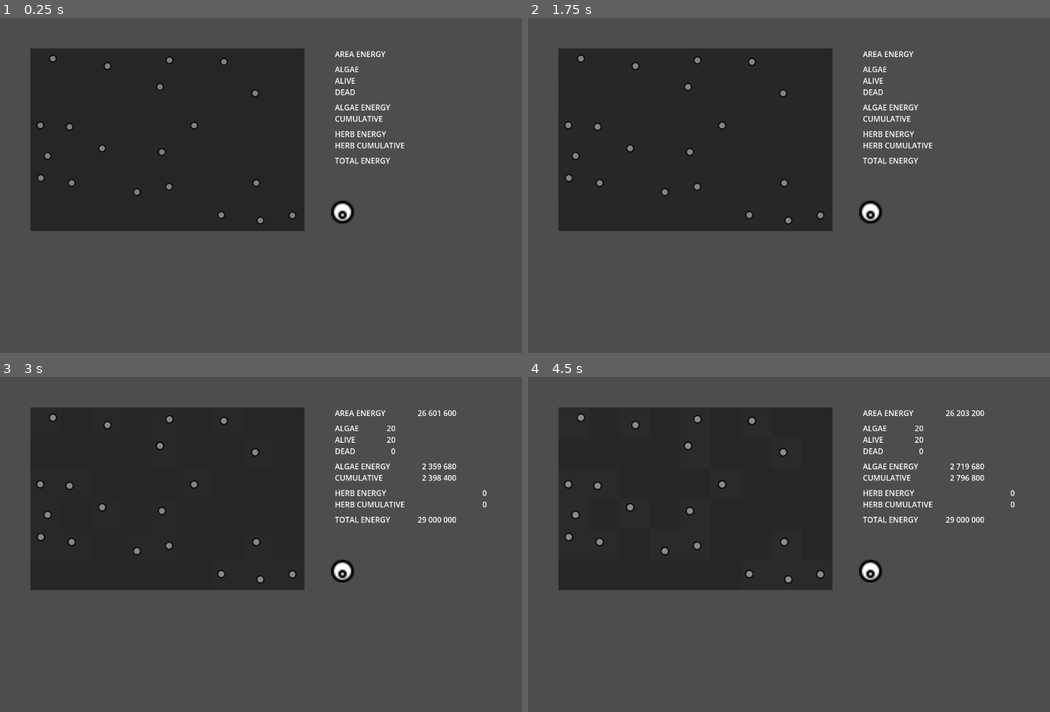
Above: before the commit, frames 1-4 (two rows, left to right).
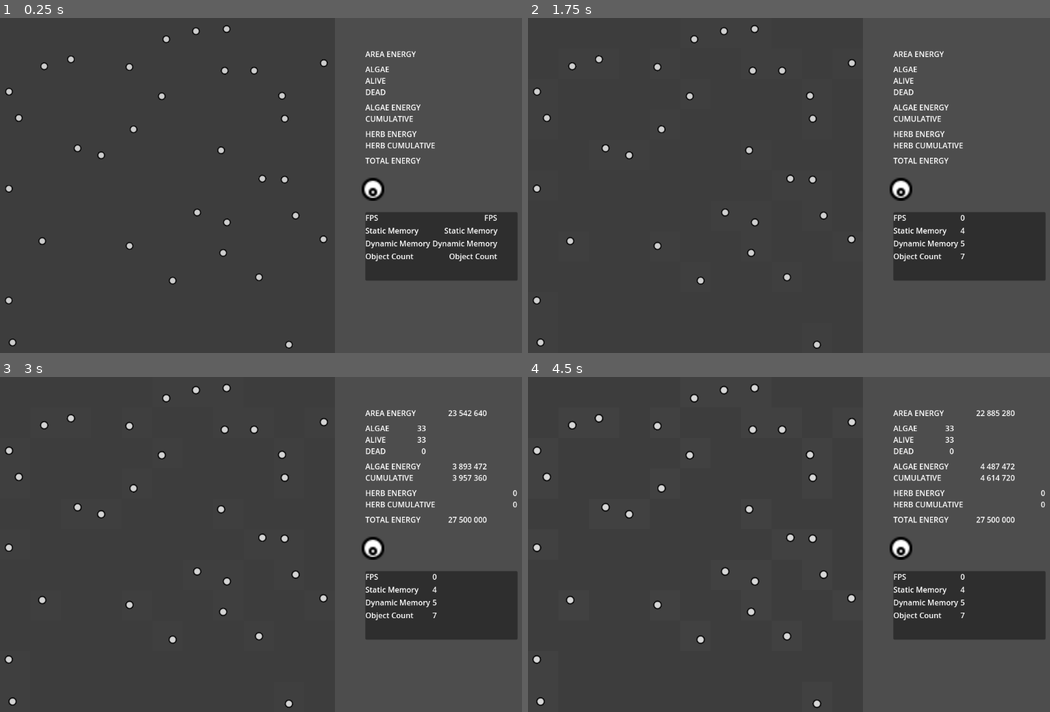
Above: after the commit, the same moments.

Repository: hevesg/bacteria
Game: Godot game, scene res://scenes/game/game.tscn
Two runs of this game, one before a commit and one after it. Both use one fixed random seed, a clock stepped at 60 frames per second and the inputs below.
Inputs (mouse positions are in pixels of both pictures, inside the frame that each line leads up to):
- Up to frame 1 (0.25 s): no input
- Up to frame 2 (1.75 s): tap Enter at 0.5, 0.6 s; move the mouse to (924, 168) at 0.52 s; hold Up (ui_up) 0.53-1.25 s; click (924, 168) at 0.67 s; tap Space at 0.77, 1.25 s; drag from (689, 202) to (574, 64) at 1.27 s
- Up to frame 3 (3 s): tap Enter at 2 s; move the mouse to (328, 470) at 2.02 s; hold Up (ui_up) 2.03-2.75 s; tap Shift at 2.1 s; tap Space at 2.75 s; drag from (245, 611) to (46, 454) at 2.77 s
- Up to frame 4 (4.5 s): tap Enter at 3.5, 3.6 s; move the mouse to (966, 594) at 3.52 s; tap Space at 3.77, 4.25 s; drag from (637, 494) to (574, 574) at 4.27 s

The runs differ from the first frame. In frame 1, 8.8% of the frame differs, in the area x 0-100%, y 2-99%; in frame 2, 14%; in frame 3, 14%; in frame 4, 15%.

Commit message:
introduce unit test library and refactor

Diff:
--- a/project.godot
+++ b/project.godot
@@ -25,6 +25,16 @@
 window/stretch/mode="viewport"
 window/stretch/aspect="expand"
 
+[editor_plugins]
+
+enabled=PackedStringArray("res://addons/gdUnit4/plugin.cfg")
+
+[gdunit4]
+
+settings/common/update_notification_enabled=false
+settings/test/test_discovery=true
+ui/toolbar/run_overall=true
+
 [rendering]
 
 renderer/rendering_method="mobile"
--- a/scenes/algae/algae.gd
+++ b/scenes/algae/algae.gd
@@ -2,18 +2,16 @@
 
 func _ready() -> void:
 	super._ready()
-	set_split_energy(2 * Globals.HUNDRED_THOUSAND)
 
 func _process(delta: float) -> void:
 	super._process(delta)
-	if is_alive():
+	if is_alive:
 		_suckEnergy(int(delta * Globals.TEN_THOUSAND))
 
 func _suckEnergy(amount: int) -> int:
 	if current_area:
-		amount = clampi(amount, 0, current_area.energy)
-		current_area.energy -= amount
-		energy += amount
+		amount = current_area.remove_energy(amount)
+		energy.current += amount
 		return amount
 	else:
 		return 0
--- a/scenes/dish_area/dish_area.gd
+++ b/scenes/dish_area/dish_area.gd
@@ -16,10 +16,13 @@
 				float(energy) / Globals.MILLION
 			)
 
-func transfer_energy_to(amount: int, area: DishArea) -> void:
+func remove_energy(amount: int) -> int:
 	amount = clampi(amount, 0, energy)
 	energy -= amount
-	area.energy += amount
+	return amount
+
+func transfer_energy_to(amount: int, area: DishArea) -> void:
+	area.energy += remove_energy(amount)
 
 func get_random_position() -> Vector2:
 	if sprite:
--- a/scenes/game/game.gd
+++ b/scenes/game/game.gd
@@ -33,14 +33,14 @@
 
 	for herbivore in herbivore_container.get_children():
 		if herbivore is Herbivore:
-			total_herbivore_energy += herbivore.energy
-			total_herbivore_cumulative_energy += herbivore._cumulative_energy
+			total_herbivore_energy += herbivore.energy.current
+			total_herbivore_cumulative_energy += herbivore.energy.cumulative
 
 	for algae in algae_container.get_children():
 		if algae is Algae:
-			total_algae_energy += algae.energy
-			total_algae_cumulative_energy += algae._cumulative_energy
-			if algae.is_alive():
+			total_algae_energy += algae.energy.current
+			total_algae_cumulative_energy += algae.energy.cumulative
+			if algae.is_alive:
 				algae_alive += 1
 			else:
 				algae_dead += 1
@@ -63,4 +63,10 @@
 
 func _on_herbivore_drop(mouse_position: Vector2) -> void:
 	var pos = mouse_position - petriDish.position
-	herbivore_container.spawn(pos, randf() * PI * 2, Globals.MILLION, Globals.MILLION)
+	herbivore_container.spawn(
+		pos,
+		randf() * PI * 2,
+		Globals.MILLION,
+		Globals.MILLION,
+		2 * Globals.MILLION
+	)
--- a/scenes/game/game.tscn
+++ b/scenes/game/game.tscn
@@ -1,18 +1,19 @@
-[gd_scene load_steps=5 format=3 uid="uid://dd70v5mqlwcdi"]
+[gd_scene load_steps=6 format=3 uid="uid://dd70v5mqlwcdi"]
 
 [ext_resource type="Script" uid="uid://d32tslop45hq" path="res://scenes/game/game.gd" id="1_0sr1o"]
 [ext_resource type="PackedScene" uid="uid://bjs1drfks6vxg" path="res://scenes/petri_dish/petri_dish.tscn" id="2_7h61r"]
 [ext_resource type="PackedScene" uid="uid://0v2gy155h58" path="res://scenes/definition_list_item/definition_list_item.tscn" id="4_kelw5"]
 [ext_resource type="PackedScene" uid="uid://chociut5034bu" path="res://scenes/herbivore_dropper/herbivore_dropper.tscn" id="4_lfrn8"]
+[ext_resource type="PackedScene" uid="uid://detivjf1disjb" path="res://scenes/system_info/system_info.tscn" id="5_lfrn8"]
 
 [node name="Game" type="Node2D"]
 script = ExtResource("1_0sr1o")
 
 [node name="PetriDish" parent="." instance=ExtResource("2_7h61r")]
-position = Vector2(352, 256)
-size = Vector2i(9, 6)
-initial_energy_per_area = 500000
-initial_algae = 20
+position = Vector2(352, 352)
+size = Vector2i(11, 11)
+initial_energy_per_area = 200000
+initial_algae = 33
 
 [node name="Timer" type="Timer" parent="."]
 wait_time = 2.0
@@ -22,70 +23,76 @@
 anchors_preset = 0
 anchor_right = 0.0
 anchor_bottom = 0.0
-offset_left = 704.0
+offset_left = 768.0
 offset_top = 64.0
-offset_right = 960.0
+offset_right = 1024.0
 offset_bottom = 88.0
 title_text = "Area Energy"
 
 [node name="AlgaeNumber" parent="." instance=ExtResource("4_kelw5")]
-offset_left = 704.0
+offset_left = 768.0
 offset_top = 96.0
-offset_right = 832.0
+offset_right = 896.0
 offset_bottom = 120.0
 title_text = "Algae"
 
 [node name="AlgaeAliveNumber" parent="." instance=ExtResource("4_kelw5")]
-offset_left = 704.0
+offset_left = 768.0
 offset_top = 120.0
-offset_right = 832.0
+offset_right = 896.0
 offset_bottom = 144.0
 title_text = "Alive"
 
 [node name="AlgaeDeadNumber" parent="." instance=ExtResource("4_kelw5")]
-offset_left = 704.0
+offset_left = 768.0
 offset_top = 144.0
-offset_right = 832.0
+offset_right = 896.0
 offset_bottom = 168.0
 title_text = "Dead"
 
 [node name="AlgaeEnergy" parent="." instance=ExtResource("4_kelw5")]
-offset_left = 704.0
+offset_left = 768.0
 offset_top = 176.0
-offset_right = 960.0
+offset_right = 1024.0
 offset_bottom = 200.0
 title_text = "Algae Energy"
 
 [node name="AlgaeCumulative" parent="." instance=ExtResource("4_kelw5")]
-offset_left = 704.0
+offset_left = 768.0
 offset_top = 200.0
-offset_right = 960.0
+offset_right = 1024.0
 offset_bottom = 224.0
 title_text = "Cumulative"
 
 [node name="TotalEnergy" parent="." instance=ExtResource("4_kelw5")]
-offset_left = 704.0
+offset_left = 768.0
 offset_top = 288.0
-offset_right = 960.0
+offset_right = 1024.0
 offset_bottom = 312.0
 title_text = "Total Energy"
 
 [node name="HerbivoreEnergy" parent="." instance=ExtResource("4_kelw5")]
-offset_left = 704.0
+offset_left = 768.0
 offset_top = 232.0
-offset_right = 1024.0
+offset_right = 1088.0
 offset_bottom = 256.0
 title_text = "Herb Energy"
 
 [node name="HerbivoreCumulative" parent="." instance=ExtResource("4_kelw5")]
-offset_left = 704.0
+offset_left = 768.0
 offset_top = 256.0
-offset_right = 1024.0
+offset_right = 1088.0
 offset_bottom = 280.0
 title_text = "Herb Cumulative"
 
 [node name="HerbivoreDropper" parent="." instance=ExtResource("4_lfrn8")]
-position = Vector2(720, 408)
+position = Vector2(784, 360)
+
+[node name="SystemInfo" parent="." instance=ExtResource("5_lfrn8")]
+offset_left = 768.0
+offset_top = 408.0
+offset_right = 1088.0
+offset_bottom = 552.0
 
 [connection signal="timeout" from="Timer" to="." method="_on_timer_timeout"]
 [connection signal="on_drop_sprite" from="HerbivoreDropper" to="." method="_on_herbivore_drop"]
--- a/scenes/herbivore/herbivore.gd
+++ b/scenes/herbivore/herbivore.gd
@@ -1,19 +1,19 @@
-@tool
 class_name Herbivore extends Organism
 
 func _ready() -> void:
 	super._ready()
-	set_split_energy(2 * Globals.MILLION)
 
 func _process(delta: float) -> void:
 	super._process(delta)
-	if is_alive():
+	if is_alive:
 		pass
 
 func _on_timer_timeout() -> void:
-	jet(randf_range(1000, 3000), randf_range(-5000, 5000))
+	if is_alive:
+		jet(randf_range(1000.0, 3000.0), randf_range(-5000, 5000), true)
 
 
 func _on_body_entered(body: Node) -> void:
-	if (body is Algae and body.is_dead()):
-		print("dead animal found")
+	if body is Algae and body.is_dead and is_alive:
+		energy.add((body as Algae).energy.fade(body.energy.cumulative))
+		body.queue_free()
--- a/scenes/herbivore_dropper/herbivore_dropper.gd
+++ b/scenes/herbivore_dropper/herbivore_dropper.gd
@@ -61,7 +61,7 @@
 	)
 	return sprite_rect.has_point(point)
 
-func _is_valid_drop_location(pos: Vector2) -> bool:
+func _is_valid_drop_location() -> bool:
 	if drop_area:
 		return true
 	return true
--- a/scenes/organism.gd
+++ b/scenes/organism.gd
@@ -1,6 +1,6 @@
 class_name Organism extends Particle
 
-var _split_energy: int = Globals.BILLION
+var _energy_when_split: int = Globals.BILLION
 
 var _alive: bool = true:
 	set(value):
@@ -8,61 +8,76 @@
 		if not _alive and sprite:
 			sprite.modulate = Color(1.0,1.0,1.0,0.5)
 
-func is_alive() -> bool:
-	return _alive
+var is_alive: bool:
+	get():
+		return _alive
 
-func is_dead() -> bool:
-	return not _alive
+var is_dead: bool:
+	get():
+		return not _alive
+
+func init_organism(
+	current_energy: int,
+	cumulative_energy: int,
+	energy_when_split: int
+) -> void:
+	super.init_particle(current_energy, cumulative_energy)
+	_energy_when_split = energy_when_split
 
 func die() -> void:
 	_alive = false
 
-func set_split_energy(amount: int) -> void:
-	_split_energy = amount
+func set_energy_when_split(amount: int) -> void:
+	_energy_when_split = max(energy.current, amount)
+
+func _ready():
+	super._ready()
 
 func _process(delta: float) -> void:
-	if is_dead():
-		if _cumulative_energy > 0:
-			_rot(int(delta * Globals.TEN_THOUSAND))
+	if is_dead:
+		if energy.cumulative > 0:
+			_rot_to_area(int(delta * Globals.TEN_THOUSAND))
 		else:
 			queue_free()
 	else:
-		energy -= int(delta * Globals.THOUSAND)
-		if energy >= _split_energy:
+		energy.remove(int(delta * Globals.THOUSAND))
+		if energy.current >= _energy_when_split:
 			split()
-		if energy <= 0:
+		if energy.current <= 0:
 			die()
 
-func jet(directional_strength: float, torque_strength: float = 0.0) -> void:
+func jet(directional_strength: float, torque_strength: float = 0.0, burn_energy: bool = false) -> void:
 	apply_impulse(Vector2.UP.rotated(rotation) * directional_strength)
 	apply_torque_impulse(torque_strength)
+	if burn_energy:
+		energy.remove(int(directional_strength))
 
 func split() -> void:
 	if get_parent().spawn:
-		var _half = half()
+		var half = energy.split()
 		var new_organism = get_parent().spawn(
 			position,
 			rotation - PI,
-			_half[0],
-			_half[1]
+			half.current,
+			half.cumulative,
+			_energy_when_split
 		)
 		position += Vector2.UP.rotated(rotation) * 10.0
 		new_organism.position += Vector2.UP.rotated(new_organism.rotation) * 10.0
 		new_organism.jet(
-			Globals.HUNDRED * new_organism.mass,
-			randf_range(-Globals.HUNDRED, Globals.HUNDRED) * new_organism.mass
+			Globals.HUNDRED,
+			randf_range(-Globals.HUNDRED, Globals.HUNDRED)
 		)
 		jet(
-			Globals.HUNDRED * new_organism.mass,
-			randf_range(-Globals.HUNDRED, Globals.HUNDRED) * new_organism.mass
+			Globals.HUNDRED,
+			randf_range(-Globals.HUNDRED, Globals.HUNDRED)
 		)
 
 
-func _rot(amount: int) -> int:
+func _rot_to_area(value: int) -> int:
 	if current_area:
-		amount = clampi(amount, 0, _cumulative_energy)
-		current_area.energy += amount
-		_cumulative_energy -= amount
-		return amount
+		value = energy.fade(value)
+		current_area.energy += value
+		return value
 	else:
 		return 0
--- a/scenes/organism_container/organism_container.gd
+++ b/scenes/organism_container/organism_container.gd
@@ -1,4 +1,3 @@
-@tool
 class_name OrganismContainer extends Node2D
 
 signal on_new_organism(organism_instance)
@@ -12,7 +11,8 @@
 	pos: Vector2,
 	rot: float,
 	initial_energy: int,
-	initial_cumulative_energy: int
+	initial_cumulative_energy: int,
+	energy_when_split: int
 ) -> Organism:
 	if organism_scene == null:
 		push_error("OrganismContainer: organism_scene is not set!")
@@ -21,7 +21,11 @@
 	var new_organism = organism_scene.instantiate()
 	new_organism.position = pos
 	new_organism.rotation = rot
-	new_organism.set_initial_energy(initial_energy, initial_cumulative_energy)
+	new_organism.init_organism(
+		initial_energy,
+		initial_cumulative_energy,
+		energy_when_split
+	)
 	add_child(new_organism)
 	on_new_organism.emit(new_organism)
 	return new_organism
--- a/scenes/particle.gd
+++ b/scenes/particle.gd
@@ -6,64 +6,49 @@
 @onready
 var sprite: Sprite2D = $Sprite
 
-var _cumulative_energy: int = 0
+var energy: TallyInt = TallyInt.new()
 
-@export_range(
-	Globals.HUNDRED_THOUSAND,
-	Globals.MILLION,
-	Globals.HUNDRED_THOUSAND
-)
-var energy: int = 0:
-	set(value):
-		value = clampi(value, 0, value)
+func init_particle(current_energy: int, cumulative_energy: int) -> void:
+	energy = TallyInt.new(current_energy, cumulative_energy)
+	_set_mass()
 
-		if Engine.is_editor_hint():
-			energy = value
-			_setMass(float(energy) / Globals.ENERGY_PER_SIZE)
-		else:
-			if value > energy:
-				_cumulative_energy += value - energy
-			energy = value
+func set_energy(value: int) -> void:
+	energy.current = value
+	_set_mass()
 
-			if float(energy) / Globals.ENERGY_PER_SIZE >= mass:
-				_setMass(float(energy) / Globals.ENERGY_PER_SIZE)
+func half_energy() -> TallyInt:
+	var value = energy.split()
+	_set_mass()
+	return value
 
 var current_area: DishArea = null:
 	set(value):
 		if current_area:
 			current_area.transfer_energy_to(
-				int(getForce() * Globals.ENERGY_TRANSFER_AMOUNT),
+				int(force * Globals.ENERGY_TRANSFER_AMOUNT),
 				value
 			)
 		current_area = value
 
-func getForce() -> float:
-	return linear_velocity.length() * mass
-
-func set_initial_energy(amount: int, cumulative: int = 0):
-	energy = amount
-	_cumulative_energy = cumulative
-
-func half() -> Array[int]:
-	var amount: int = int(energy / 2.0)
-	var cumulative: int = int(_cumulative_energy / 2.0)
-
-	energy -= amount
-	_cumulative_energy -= cumulative
-	_setMass(float(energy) / Globals.ENERGY_PER_SIZE)
-	return [amount, cumulative]
+var force: float:
+	get():
+		return linear_velocity.length() * mass
 
 func _ready() -> void:
-	energy = energy
 	gravity_scale = 0
 	linear_damp = 1
+
+func _physics_process(delta: float) -> void:
+	_set_mass()
 
 func _update_scale(node: Node2D, new_scale: float) -> void:
 	if node:
 		node.scale = Vector2.ONE * new_scale
 
-func _setMass(amount: float) -> void:
-	mass = amount
-	var new_scale = pow(mass, 1.0 / 3.0)
-	_update_scale(sprite, new_scale)
-	_update_scale(collision, new_scale)
+func _set_mass() -> void:
+	var value = float(energy.peak) / Globals.ENERGY_PER_SIZE
+	if energy.peak > mass:
+		mass = value
+		var new_scale = pow(mass, 1.0 / 3.0)
+		_update_scale(sprite, new_scale)
+		_update_scale(collision, new_scale)
--- a/scenes/petri_dish/petri_dish.gd
+++ b/scenes/petri_dish/petri_dish.gd
@@ -83,7 +83,7 @@
 				area.energy = initial_energy_per_area
 
 func _update_algae():
-	if algae_container:
+	if algae_container and not Engine.is_editor_hint():
 		algae_container.empty()
 
 		var areas_children = areas.get_children().duplicate()
@@ -101,5 +101,6 @@
 				area.get_random_position() + area.position,
 				randf() * 2 * PI,
 				Globals.HUNDRED_THOUSAND,
-				Globals.HUNDRED_THOUSAND
+				Globals.HUNDRED_THOUSAND,
+				2 * Globals.HUNDRED_THOUSAND
 			)
--- /dev/null
+++ b/scenes/system_info/system_info.gd
@@ -0,0 +1,12 @@
+extends Panel
+
+@onready var fps := $GridContainer/FpsValue
+@onready var static_memory_value := $GridContainer/StaticMemoryValue
+@onready var static_memory_max_value := $GridContainer/StaticMemoryMaxValue
+@onready var object_count_value := $GridContainer/ObjectCountValue
+
+func _on_timer_timeout() -> void:
+	fps.text = str(Performance.TIME_FPS)
+	static_memory_value.text = str(Performance.MEMORY_STATIC)
+	static_memory_max_value.text = str(Performance.MEMORY_STATIC_MAX)
+	object_count_value.text = str(Performance.OBJECT_COUNT)
--- /dev/null
+++ b/scenes/system_info/system_info.tscn
@@ -0,0 +1,61 @@
+[gd_scene load_steps=2 format=3 uid="uid://detivjf1disjb"]
+
+[ext_resource type="Script" uid="uid://ddjh3e6c86rfi" path="res://scenes/system_info/system_info.gd" id="1_7o6fl"]
+
+[node name="SystemInfo" type="Panel"]
+anchors_preset = -1
+anchor_right = 0.243
+anchor_bottom = 0.148
+offset_right = 0.0639954
+offset_bottom = -0.192001
+script = ExtResource("1_7o6fl")
+
+[node name="GridContainer" type="GridContainer" parent="."]
+layout_mode = 1
+anchors_preset = -1
+anchor_right = 1.0
+anchor_bottom = 1.0
+grow_horizontal = 2
+grow_vertical = 2
+columns = 2
+
+[node name="FpsLabel" type="Label" parent="GridContainer"]
+layout_mode = 2
+text = "FPS"
+
+[node name="FpsValue" type="Label" parent="GridContainer"]
+layout_mode = 2
+text = "FPS"
+horizontal_alignment = 2
+
+[node name="StaticMemoryLabel" type="Label" parent="GridContainer"]
+layout_mode = 2
+text = "Static Memory"
+
+[node name="StaticMemoryValue" type="Label" parent="GridContainer"]
+layout_mode = 2
+text = "Static Memory"
+horizontal_alignment = 2
+
+[node name="StaticMemoryMaxLabel" type="Label" parent="GridContainer"]
+layout_mode = 2
+text = "Dynamic Memory"
+
+[node name="StaticMemoryMaxValue" type="Label" parent="GridContainer"]
+layout_mode = 2
+text = "Dynamic Memory"
+horizontal_alignment = 2
+
+[node name="ObjectCountLabel" type="Label" parent="GridContainer"]
+layout_mode = 2
+text = "Object Count"
+
+[node name="ObjectCountValue" type="Label" parent="GridContainer"]
+layout_mode = 2
+text = "Object Count"
+horizontal_alignment = 2
+
+[node name="Timer" type="Timer" parent="."]
+autostart = true
+
+[connection signal="timeout" from="Timer" to="." method="_on_timer_timeout"]
--- /dev/null
+++ b/scenes/tally.gd
@@ -0,0 +1,64 @@
+class_name TallyInt extends Object
+
+var _cumulative: int = 0
+
+var _peak: int = 0
+
+var current: int = 0:
+	set(value):
+		value = max(0, value)
+		if value > current:
+			_cumulative += value - current
+		if value > _peak:
+			_peak = value
+		current = value
+
+var cumulative: int:
+	get():
+		return _cumulative
+	set(value):
+		push_error("Cumulative is read only")
+
+var peak: int:
+	get():
+		return _peak
+	set(value):
+		push_error("Peak is read only")
+
+func _init(curr: int = 0, cumu: int = 0):
+	current = curr
+	_cumulative = max(curr, cumu)
+
+func equal(other: TallyInt) -> bool:
+	return current == other.current && _cumulative == other._cumulative
+
+func clone() -> TallyInt:
+	return TallyInt.new(current, cumulative)
+
+func split() -> TallyInt:
+	var cur: int = int(current / 2.0)
+	var cumu: int = int(cumulative / 2.0)
+
+	var other: TallyInt = TallyInt.new(current - cur, _cumulative - cumu)
+	current = cur
+	_cumulative = cumu
+	_peak = cur
+	return other
+
+func add(value: int) -> int:
+	value = max(0, value)
+	current += value
+	return value;
+
+func remove(value: int) -> int:
+	value = clampi(value, 0, current)
+	current -= value
+	return value
+
+func fade(value: int) -> int:
+	if current == 0:
+		value = clamp(value, 0, cumulative)
+		_cumulative -= value
+	else:
+		value = 0
+	return value
--- /dev/null
+++ b/test/test_tally_int.gd
@@ -0,0 +1,60 @@
+extends GdUnitTestSuite
+
+var tally: TallyInt
+
+func before_test():
+	tally = TallyInt.new()
+
+func after_test():
+	tally = null
+
+func test_initialize_with_zero():
+	assert_int(tally.current).is_equal(0)
+	assert_int(tally.cumulative).is_equal(0)
+
+func test_initialize_with_positive_value():
+	var tally: TallyInt = TallyInt.new(1, 2)
+	assert_int(tally.current).is_equal(1)
+	assert_int(tally.cumulative).is_equal(2)
+
+func test_initialize_with_negative_value():
+	var tally: TallyInt = TallyInt.new(-1)
+	assert_int(tally.current).is_equal(0)
+	assert_int(tally.cumulative).is_equal(0)
+
+func test_increase_cumulative_when_current_increases():
+	tally.current = 10
+	assert_int(tally.current).is_equal(10)
+	assert_int(tally.cumulative).is_equal(10)
+
+func test_not_increase_cumulative_when_current_decreases():
+	tally.current = 10
+	tally.current = 5
+	assert_int(tally.current).is_equal(5)
+	assert_int(tally.cumulative).is_equal(10)
+
+func test_clone():
+	tally.current += 5
+	var clone = tally.clone()
+	tally.current = 10
+	assert_int(clone.current).is_equal(5)
+	assert_int(tally.current).is_equal(10)
+
+func test_splits_and_returns_new_tally():
+	tally.current = 3
+	var split = tally.split()
+	assert_int(tally.current).is_equal(1)
+	assert_int(tally.cumulative).is_equal(1)
+	assert_int(split.current).is_equal(2)
+	assert_int(split.cumulative).is_equal(2)
+
+func test_add_value():
+	tally.add(5)
+	assert_int(tally.current).is_equal(5)
+	assert_int(tally.cumulative).is_equal(5)
+
+func test_remove_value():
+	tally = TallyInt.new(10)
+	tally.remove(5)
+	assert_int(tally.current).is_equal(5)
+	assert_int(tally.cumulative).is_equal(10)
Not shown, added: addons/gdUnit4/GdUnitRunner.cfg
Not shown, added: addons/gdUnit4/bin/GdUnitCmdTool.gd
Not shown, added: addons/gdUnit4/bin/GdUnitCmdTool.gd.uid
Not shown, added: addons/gdUnit4/bin/GdUnitCopyLog.gd
Not shown, added: addons/gdUnit4/bin/GdUnitCopyLog.gd.uid
Not shown, added: addons/gdUnit4/plugin.cfg
Not shown, added: addons/gdUnit4/plugin.gd
Not shown, added: addons/gdUnit4/plugin.gd.uid
Not shown, added: addons/gdUnit4/src/Comparator.gd
Not shown, added: addons/gdUnit4/src/Comparator.gd.uid
Not shown, added: addons/gdUnit4/src/Fuzzers.gd
Not shown, added: addons/gdUnit4/src/Fuzzers.gd.uid
(and 427 more such lines)
